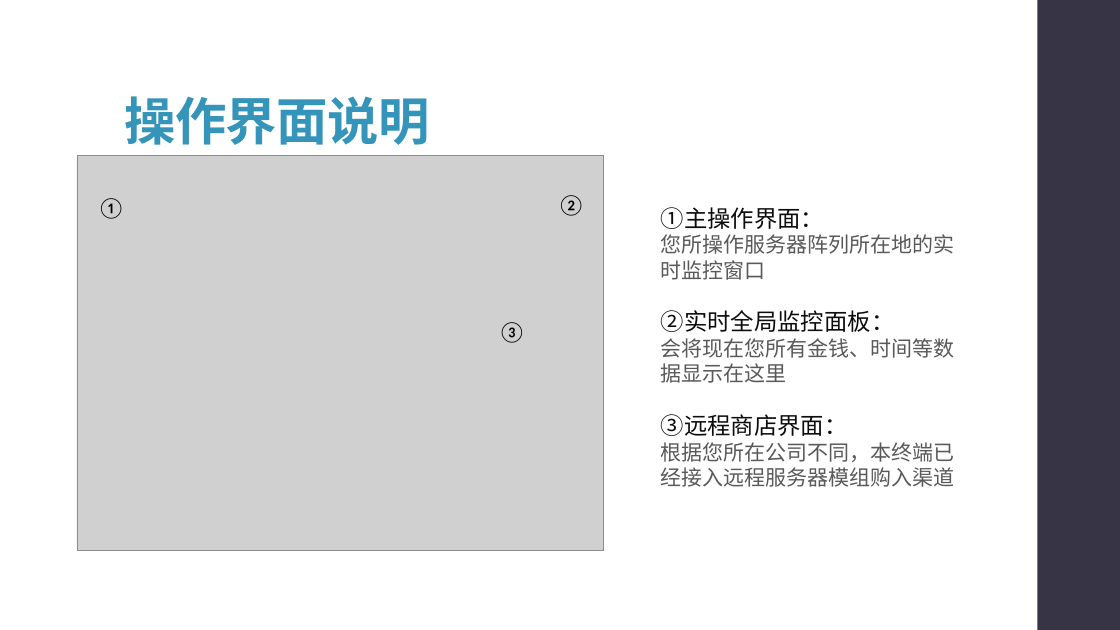
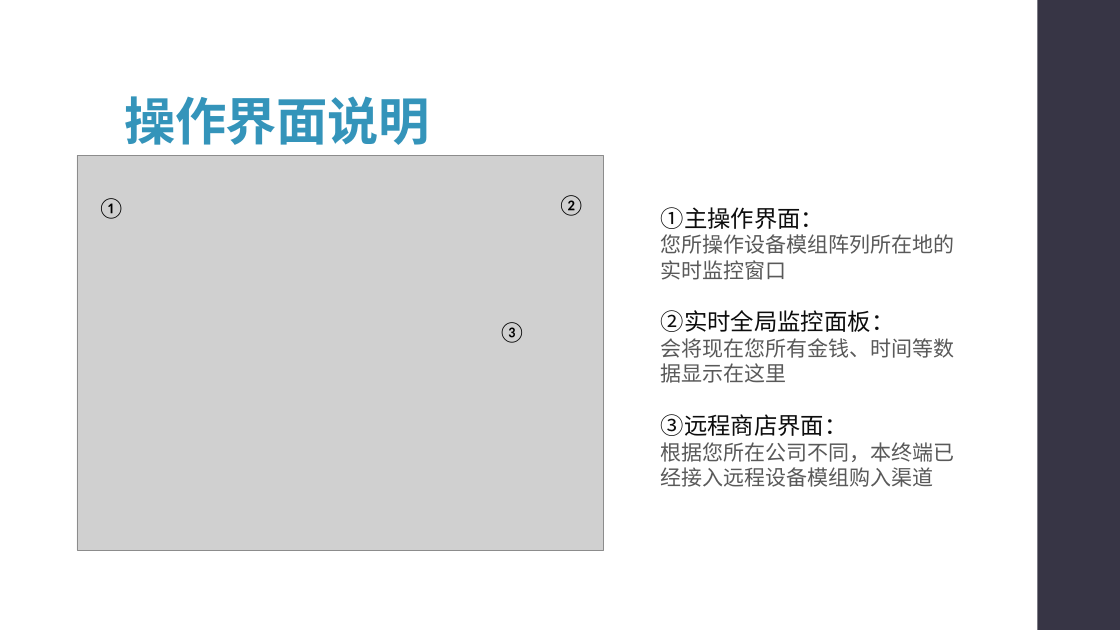
Before and after one commit to syx007/GamePlayGround, a slide deck: slide 5 of document/ROOT 操作指南.pptx. Drawn at 1120x630 pixels with LibreOffice and Linux fonts; fonts in the diff are those of the drawing; grey boxes stand for pictures. Boxes give left, top, right and bottom in pixels: in the first picture for what was removed or moved away, otherwise in the second. Text is boxed around its words. In the diff, an @@ line names an element or a change of style, - is before the commit and + after.

```diff
--- a/document/ROOT 操作指南.pptx
+++ b/document/ROOT 操作指南.pptx
@@ text at (661, 234, 955, 280): text changed @@
-您所操作服务器阵列所在地的实时监控窗口
+您所操作设备模组阵列所在地的实时监控窗口
@@ text at (661, 442, 955, 487): text changed @@
-根据您所在公司不同，本终端已经接入远程服务器模组购入渠道
+根据您所在公司不同，本终端已经接入远程设备模组购入渠道
```
Also in this commit, not shown: 11 other slides changed, 3 slides added, 1 slide removed.
